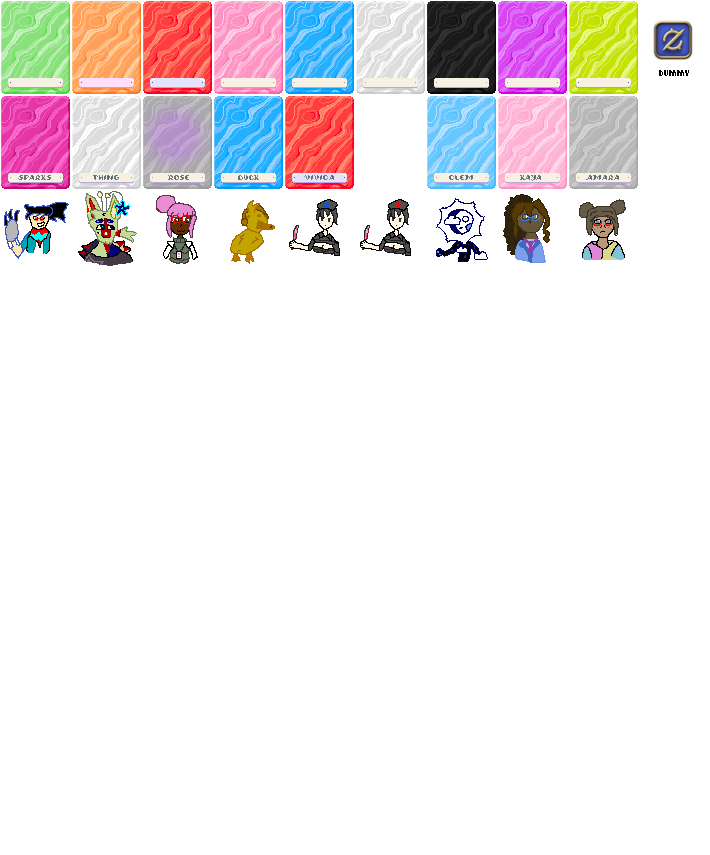
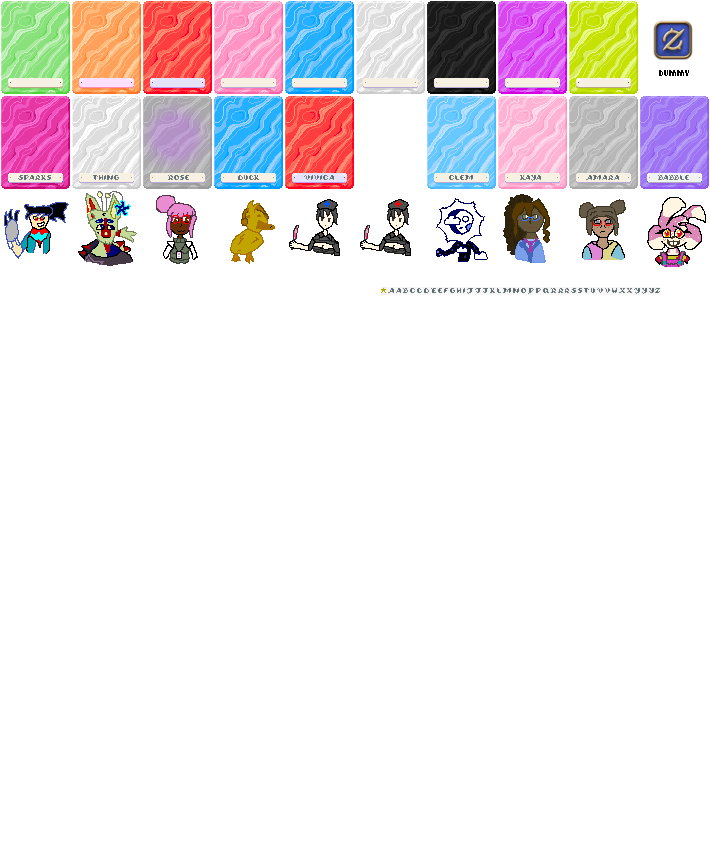
Layers edited between the first and the second w=710, h=855 image:
showed "legend letters TURN THESE OFF BEFORE EXPORTING!!! >:( copy" over box(381, 287, 661, 295)
painted on "base" over box(640, 96, 709, 267)